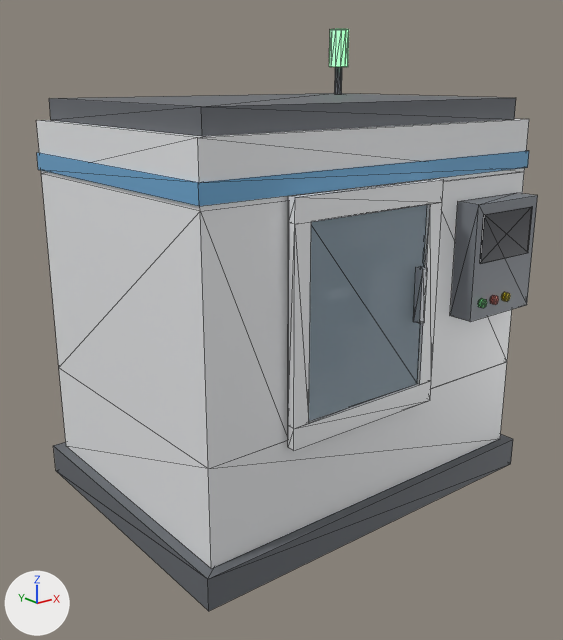
The glTF model assets/modelos3d/cnc.glb, before and after one commit.
Rendered twice from a 50 mm camera at (-2.43, -3.0, 2.05) aimed at (-0.03, -0.01, 0.86). The axes (+X, +Y, +Z) are drawn at lower left. The lights are the same throughout. The picture after the commit comes second. Mesh edges are drawn as thin lines. Where no turn or scale is listed for an object, it has been applied to the vertices. Vertices at exactly the same position are counted once.

Objects in the first picture: 'chassi', 'porta' and 1 more.
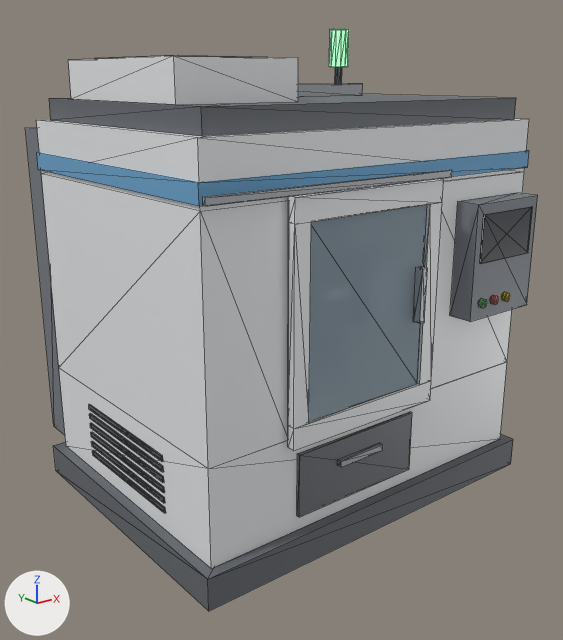
Diff of the bpy script that builds the scene:
```diff
--- a/assets/modelos3d/cnc.glb.py
+++ b/assets/modelos3d/cnc.glb.py
@@ me_chassi @@
 # used by ob_chassi; location = (0.0, 0.0, 0.0)
-me_chassi.from_pydata(...)  # 139 vertices, 244 faces; spans x -1.0..1.0, y -0.84..1.0, z 0.0..2.1
+me_chassi.from_pydata(...)  # 267 vertices, 436 faces; spans x -1.0..1.0, y -0.84..1.0, z 0.0..2.12
+# me_chassi part 1: a new loose piece, a box spanning x -0.88..-0.3, y -0.45..0.45, z 1.95..2.12, in mat_pintura (white #f4f5f7)
+# me_chassi part 2: a new loose piece, a box spanning x -0.957..-0.95, y -0.35..0.35, z 0.24..0.265, in mat_interior (dark grey #60656a)
+# me_chassi part 3: a new loose piece, a box spanning x -0.957..-0.95, y -0.35..0.35, z 0.29..0.315, in mat_interior (dark grey #60656a)
+# me_chassi part 4: a new loose piece, a box spanning x -0.957..-0.95, y -0.35..0.35, z 0.34..0.365, in mat_interior (dark grey #60656a)
+# me_chassi part 5: a new loose piece, a box spanning x -0.957..-0.95, y -0.35..0.35, z 0.39..0.415, in mat_interior (dark grey #60656a)
+# me_chassi part 6: a new loose piece, a box spanning x -0.957..-0.95, y -0.35..0.35, z 0.44..0.465, in mat_interior (dark grey #60656a)
+# me_chassi part 7: a new loose piece, a box spanning x -0.957..-0.95, y -0.35..0.35, z 0.49..0.515, in mat_interior (dark grey #60656a)
+# me_chassi part 8: a new loose piece, a box spanning x -0.8..-0.38, y -0.35..0.35, z 2.12..2.125, in mat_interior (dark grey #60656a)
+# me_chassi part 9: a new loose piece, a box spanning x -0.5..0.2, y -0.715..-0.7, z 0.22..0.52, in mat_aco_escuro (grey #83868b)
+# me_chassi part 10: a new loose piece, a box spanning x -0.9..0.45, y 0.7..0.98, z 0.15..1.8, in mat_painel (grey #83888f)
+# me_chassi part 11: a new loose piece, a box spanning x -0.28..-0.02, y -0.74..-0.715, z 0.4..0.43, in mat_aco (light grey #c2c5ca)
+# me_chassi part 12: a new loose piece, a box spanning x -0.98..0.3, y -0.78..-0.765, z 1.63..1.66, in mat_aco (light grey #c2c5ca)
+# me_chassi part 13: a new loose piece, a box spanning x -0.3..0.7, y 0.2..0.32, z 1.95..2.01, in mat_aco (light grey #c2c5ca)
+# other edits to the shape of me_chassi do not show in these pictures
 me_chassi.materials.append(mat_base)
@@ me_chassi @@
 me_chassi.materials.append(mat_amarelo)
+me_chassi.materials.append(mat_aco)  # light grey #c2c5ca
```

What differs and where, as boxes [x1, y1, x2, y2] in the pictures (563 x 640 px):
'chassi', reshaped: before [37, 67, 538, 611]; after [25, 55, 538, 611]
part 1 of me_chassi, added: after [68, 56, 298, 105]
part 2 of me_chassi, added: after [92, 450, 166, 513]
part 3 of me_chassi, added: after [91, 441, 165, 503]
part 4 of me_chassi, added: after [91, 432, 165, 493]
part 5 of me_chassi, added: after [90, 423, 164, 482]
part 6 of me_chassi, added: after [89, 413, 164, 472]
part 7 of me_chassi, added: after [89, 404, 163, 461]
part 8 of me_chassi, added: after [95, 55, 254, 59]
part 9 of me_chassi, added: after [297, 412, 412, 517]
part 10 of me_chassi, added: after [25, 127, 65, 435]
part 11 of me_chassi, added: after [337, 443, 383, 467]
part 12 of me_chassi, added: after [203, 170, 452, 206]
part 13 of me_chassi, added: after [298, 84, 363, 96]
